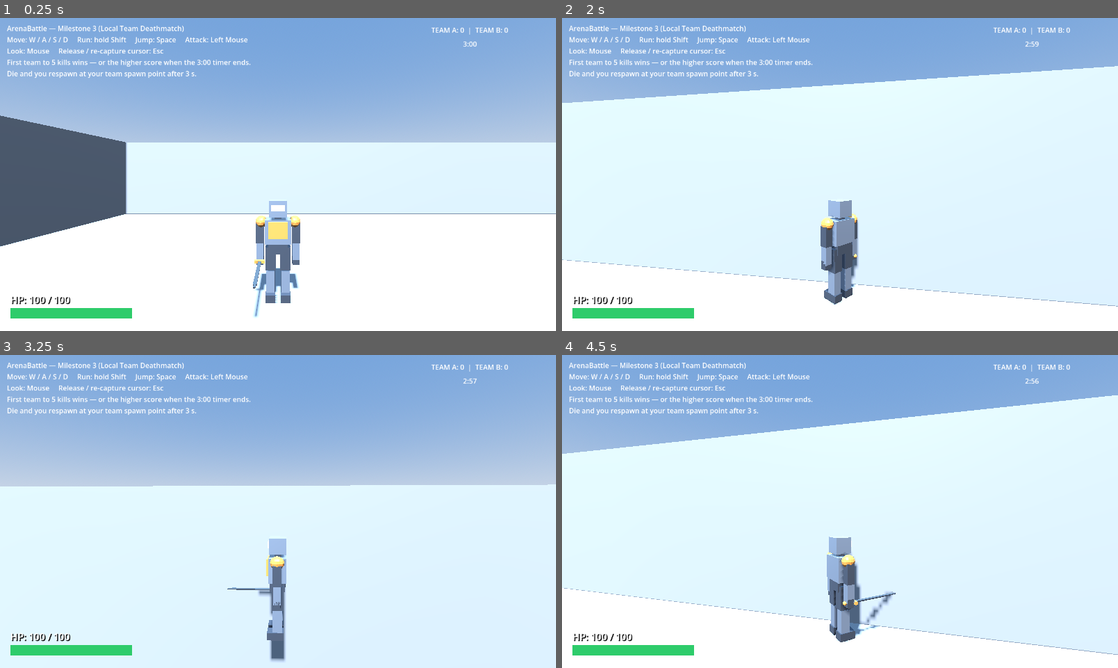
Above: before the commit, frames 1-4 (two rows, left to right).
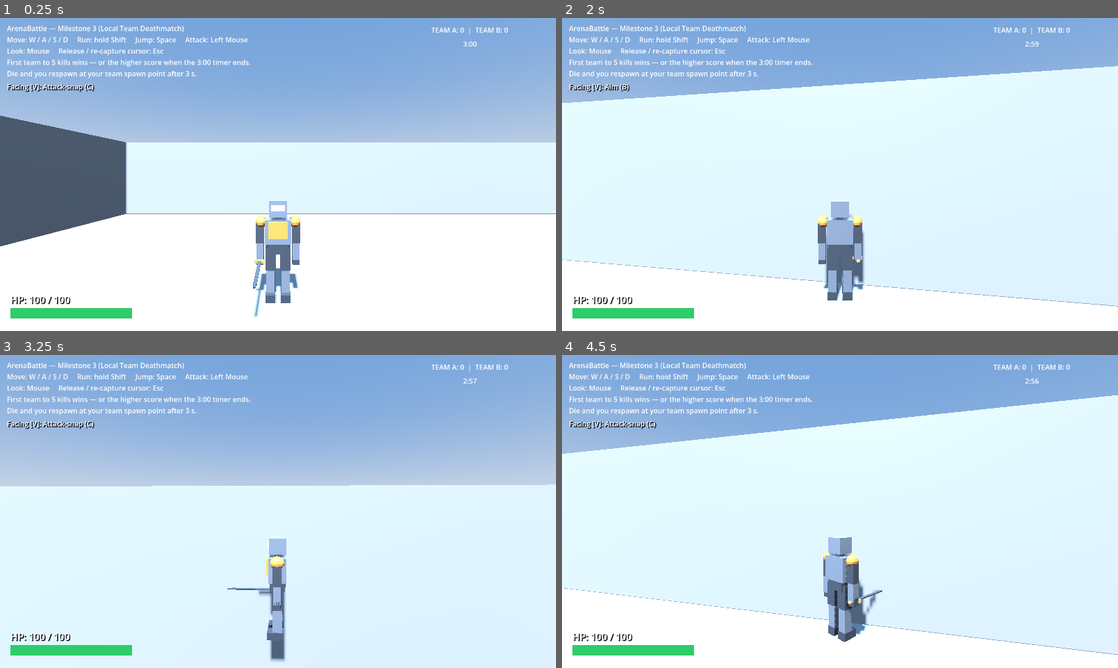
Above: after the commit, the same moments.

Repository: ameeridzuan/arena-battle
Game: Godot game, scene res://scenes/main/Main.tscn
Two runs of this game, one before a commit and one after it. Both use one fixed random seed, a clock stepped at 60 frames per second and the inputs below.
Inputs (mouse positions are in pixels of both pictures, inside the frame that each line leads up to):
- Up to frame 1 (0.25 s): no input
- Up to frame 2 (2 s): tap Enter at 0.5 s; move the mouse to (867, 174) at 0.52 s; hold Shift (run) 0.53-1.28 s; hold W (move_forward) from 0.53 s (still down); click (867, 174) at 0.6 s; tap Space (jump) at 0.77, 1.52 s; move the mouse to (812, 174) at 1.27 s; tap Shift (run) at 1.35 s; tap V (toggle_face_aim, bound only after the commit) at 1.55 s
- Up to frame 3 (3.25 s): keep holding W (move_forward); move the mouse to (289, 505) at 2.02 s; tap V (toggle_face_aim, bound only after the commit) at 2.1 s; click (289, 505) at 2.3 s; move the mouse to (272, 517) at 2.77 s; click (272, 517) at 2.85 s; tap Space (jump) at 3.02 s; tap Shift (run) at 3.05 s
- Up to frame 4 (4.5 s): keep holding W (move_forward); move the mouse to (878, 514) at 3.52 s; hold Shift (run) 3.53-4.28 s; tap Space (jump) at 3.77 s; tap V (toggle_face_aim, bound only after the commit) at 3.8, 4.35 s; move the mouse to (795, 508) at 4.27 s

The runs differ from the first frame. In frame 1, 0.2% of the frame differs, in the area x 1-17%, y 21-24%; in frame 2, 2.0%, in the area x 1-55%, y 21-92%; in frame 3, 0.2%; in frame 4, 1.6%.

Commit message:
feat(M6): V-key toggle between attack-snap (C) and always-face-aim (B) with HUD indicator; single-player; facing_mode_smoke_test + full regression green

Diff:
--- a/project.godot
+++ b/project.godot
@@ -57,6 +57,11 @@
 "events": [Object(InputEventMouseButton,"resource_local_to_scene":false,"resource_name":"","device":-1,"window_id":0,"a …(252 unchanged characters)…
 ]
 }
+toggle_face_aim={
+"deadzone": 0.5,
+"events": [Object(InputEventKey,"resource_local_to_scene":false,"resource_name":"","device":-1,"window_id":0,"alt_pressed":false,"shift_pressed":false,"ctrl_pressed":false,"meta_pressed":false,"pressed":false,"keycode":0,"physical_keycode":86,"key_label":0,"unicode":0,"location":0,"echo":false,"script":null)
+]
+}
 
 [layer_names]
 
--- a/scenes/ui/HUD.tscn
+++ b/scenes/ui/HUD.tscn
@@ -99,3 +99,14 @@
 theme_override_styles/fill = SubResource("health_fill")
 value = 100.0
 show_percentage = false
+
+[node name="FacingLabel" type="Label" parent="."]
+offset_left = 16.0
+offset_top = 146.0
+offset_right = 560.0
+offset_bottom = 172.0
+theme_override_colors/font_shadow_color = Color(0, 0, 0, 1)
+theme_override_constants/shadow_offset_x = 2
+theme_override_constants/shadow_offset_y = 2
+mouse_filter = 2
+text = "Facing [V]: Attack-snap (C)"
--- a/scripts/player/player_controller.gd
+++ b/scripts/player/player_controller.gd
@@ -15,6 +15,12 @@
 
 ## M4: server supplies validated controls; replicas never simulate movement.
 @export var external_control: bool = false
+
+## M6 facing toggle (option B). When false (default, option C) the mesh faces the movement
+## direction and snaps to the aim only at the moment of a swing. When true the mesh always
+## faces the camera-aim direction. Single-player only: the toggle key is read in
+## _physics_process(), which networked replicas skip via the external_control early-return.
+@export var face_aim_always: bool = false
 
 @export_group("Movement")
 @export var walk_speed: float = 6.0        # m/s
@@ -46,6 +52,8 @@
 func _physics_process(delta: float) -> void:
 	if external_control:
 		return
+	if Input.is_action_just_pressed("toggle_face_aim"):
+		face_aim_always = not face_aim_always
 	_simulate_movement(delta, _camera_relative_input(), Input.is_action_pressed("run"),
 		Input.is_action_just_pressed("jump"))
 
@@ -64,7 +72,7 @@
 	if jump_pressed and is_on_floor():
 		velocity.y = jump_velocity
 	move_and_slide()
-	_face_movement_direction(delta)
+	_update_facing(delta)
 
 
 func _apply_gravity(delta: float) -> void:
@@ -122,6 +130,22 @@
 		)
 
 
+## Chooses the visual-facing rule: option B (always face the camera-aim) or option C (face the
+## movement direction; _on_attack_started snaps to aim at each swing).
+func _update_facing(delta: float) -> void:
+	if face_aim_always:
+		_face_aim_direction()
+	else:
+		_face_movement_direction(delta)
+
+
+## Option B: the mesh's local +Z (its front) tracks the camera-forward. The camera pivot's yaw
+## maps to the same world direction _on_attack_started snaps to (atan2 of the aim forward), so
+## facing and attack direction are always identical while this mode is on.
+func _face_aim_direction() -> void:
+	_mesh.rotation.y = _camera_pivot.rotation.y + PI
+
+
 ## M6 (attack-facing): turn the visual mesh to the swing's aim direction instantly, so the
 ## model faces where it attacks. [param forward] is the XZ aim direction emitted by the
 ## AttackHitbox (camera-forward); the mesh's local +Z is its front, matching _face_movement_direction.
--- a/scripts/ui/hud.gd
+++ b/scripts/ui/hud.gd
@@ -35,6 +35,11 @@
 var _last_health: float = 0.0
 var _tint_remaining: float = 0.0
 
+## M6 facing-mode indicator (single-player only). Bound to the local player's controller.
+var _facing_label: Label
+var _player_controller
+var _facing_mode_b: bool = false
+
 var _match_manager: Node
 var _score_label: Label
 var _timer_label: Label
@@ -49,6 +54,7 @@
 	_health_bar = get_node_or_null("HealthBar") as ProgressBar
 	_health_label = get_node_or_null("HealthLabel") as Label
 	_damage_tint = get_node_or_null("DamageTint") as ColorRect
+	_facing_label = get_node_or_null("FacingLabel") as Label
 	bind_health(get_node_or_null(player_health_path) as Health)
 
 	_match_manager = get_tree().get_first_node_in_group(MATCH_MANAGER_GROUP)
@@ -69,6 +75,7 @@
 	_tint_remaining = maxf(0.0, _tint_remaining - delta)
 	if _damage_tint:
 		_damage_tint.color.a = damage_tint_alpha * _tint_remaining / maxf(damage_tint_duration, 0.01)
+	_update_facing_label()
 
 
 func _on_health_changed(current: float, maximum: float) -> void:
@@ -152,6 +159,7 @@
 		_health.health_changed.disconnect(_on_health_changed)
 	_health = health
 	_tint_remaining = 0.0
+	_player_controller = _health.get_parent() if _health != null else null
 	if _health_bar:
 		_health_bar.visible = _health != null
 	if _health_label:
@@ -160,3 +168,23 @@
 		_last_health = _health.get_health()
 		_health.health_changed.connect(_on_health_changed)
 		_on_health_changed(_last_health, _health.max_health)
+	_update_facing_label()
+
+
+## Shows the current facing mode and the toggle key. Hidden for networked replicas
+## (external_control), where facing is server-driven and the toggle key is not read.
+func _update_facing_label() -> void:
+	if _facing_label == null:
+		return
+	if _player_controller == null:
+		_facing_label.visible = false
+		return
+	var external = _player_controller.get("external_control")
+	var mode = _player_controller.get("face_aim_always")
+	if external == null or mode == null or external:
+		_facing_label.visible = false
+		return
+	_facing_label.visible = true
+	if bool(mode) != _facing_mode_b:
+		_facing_mode_b = bool(mode)
+		_facing_label.text = "Facing [V]: Aim (B)" if _facing_mode_b else "Facing [V]: Attack-snap (C)"
--- /dev/null
+++ b/tests/integration/facing_mode_smoke_test.gd
@@ -0,0 +1,83 @@
+extends SceneTree
+## M6 facing-mode toggle smoke test (single-player).
+##
+## Proves the option C <-> option B toggle added to player_controller.gd:
+##   * default is option C (face_aim_always == false);
+##   * option C snaps the visual mesh to the aim forward at each swing (_on_attack_started);
+##   * the "toggle_face_aim" action (key V) flips face_aim_always;
+##   * option B makes the mesh track the camera-aim (camera yaw + PI) every physics frame.
+##
+## Run: Godot_v4.7.2-stable_win64_console.exe --headless --path . ^
+##        --script res://tests/integration/facing_mode_smoke_test.gd
+## Exit 0 = all checks passed, 1 = at least one failed.
+
+const MAIN := preload("res://scenes/main/Main.tscn")
+
+var _results: Array[bool] = []
+
+
+func _init() -> void:
+	_run()
+
+
+func _check(label: String, passed: bool) -> void:
+	print("CHECK ", label, " = ", passed)
+	_results.append(passed)
+
+
+func _frames(count: int) -> void:
+	for _i in count:
+		await physics_frame
+
+
+func _wrap(angle: float) -> float:
+	return wrapf(angle, -PI, PI)
+
+
+## Presses the toggle action and lets player_controller._physics_process observe the edge.
+func _press_toggle() -> void:
+	Input.action_press("toggle_face_aim")
+	await _frames(3)
+	Input.action_release("toggle_face_aim")
+	await _frames(2)
+
+
+func _run() -> void:
+	var main: Node = MAIN.instantiate()
+	root.add_child(main)
+	await _frames(6)
+
+	# Script members are not visible through a typed CharacterBody3D handle; use a dynamic one.
+	var player: Variant = main.get_node("Player")
+	var cam: Node3D = main.get_node("Player/CameraPivot")
+	var mesh: Node3D = main.get_node("Player/Mesh")
+
+	_check("default_mode_is_C", player.face_aim_always == false)
+
+	# Option C: a swing snaps the mesh front (+Z) to the aim forward exactly.
+	player._on_attack_started(Vector3(1.0, 0.0, 0.0))
+	_check("C_attack_snap_faces_aim", is_equal_approx(mesh.rotation.y, atan2(1.0, 0.0)))
+
+	# Toggle key -> option B.
+	await _press_toggle()
+	_check("toggle_key_enables_B", player.face_aim_always == true)
+
+	# Option B: the mesh tracks camera-aim every frame, regardless of movement.
+	cam.rotation.y = 1.1
+	await _frames(2)
+	_check("B_faces_camera_aim", is_equal_approx(_wrap(mesh.rotation.y), _wrap(cam.rotation.y + PI)))
+
+	# A different camera yaw must be tracked too.
+	cam.rotation.y = -2.0
+	await _frames(2)
+	_check("B_tracks_camera_yaw_change", is_equal_approx(_wrap(mesh.rotation.y), _wrap(cam.rotation.y + PI)))
+
+	# Toggle key -> back to option C.
+	await _press_toggle()
+	_check("toggle_key_restores_C", player.face_aim_always == false)
+
+	main.queue_free()
+	await _frames(2)
+	var passed := not _results.has(false)
+	print("ALL_TESTS_PASS=", passed)
+	quit(0 if passed else 1)
Not shown, added: tests/integration/facing_mode_smoke_test.gd.uid
